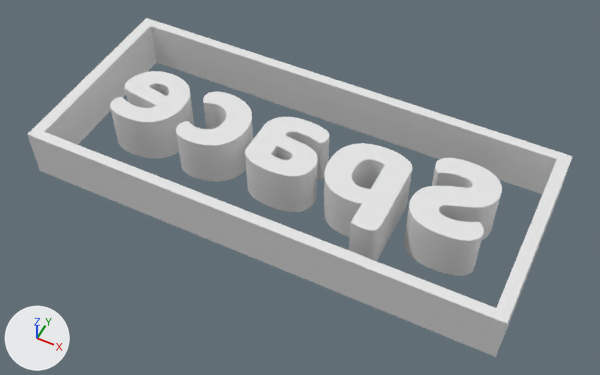
One commit to the OBJ model Project/Resources/Models/TitleLogo/bottom0.obj: the scene before it, then after it.
Camera for both pictures: a 50 mm camera at (2.46, -4.84, 5.73) aimed at (0.1, -0.14, -0.15). Every picture has the same lights, and +X, +Y and +Z are marked at lower left. The older version comes first. Where no turn or scale is listed for an object, it has been applied to the vertices. Vertices at exactly the same position are counted once.

The first picture shows 'Cube', 'Text.001'.
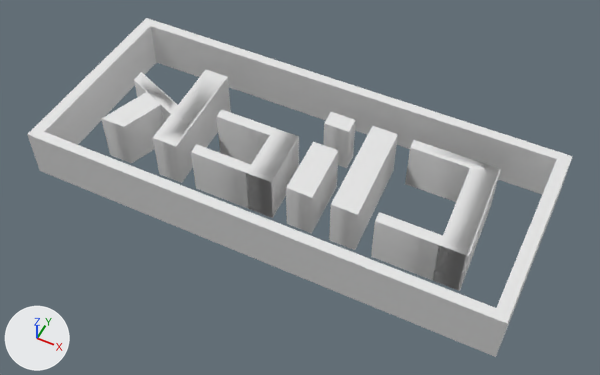
What changed in the scene script:
```text
Change me_text_001:
    used by ob_text_001; location = (0.0, 0.0, 0.0)
    remove me_text_001.from_pydata(...)  # 3480 vertices, 6952 faces; spans x -1.91..1.87, y -0.63..0.51, z -0.25..0.25
    add me_text_001.from_pydata(...)  # 110 vertices, 198 faces; spans x -1.87..1.84, y -0.51..0.55, z -0.25..0.25
    me_text_001 part 1: the loose piece of 700 vertices spanning x -1.91..-1.21, y -0.4..0.34, z -0.25..0.25 is rebuilt with 32 vertices and now spans x -1.87..-0.99, y -0.51..0.55, z -0.25..0.25
    me_text_001 part 2: the loose piece of 630 vertices spanning x 0.35..1.07, y -0.63..0.34, z -0.25..0.25 is rebuilt with 8 vertices and now spans x 0.53..0.85, y -0.51..0.55, z -0.25..0.25
    me_text_001 part 3: the loose piece of 624 vertices spanning x -1.12..-0.51, y -0.4..0.34, z -0.25..0.25 is deleted
    me_text_001 part 4: 818 vertices removed from x 1.19..1.87, y -0.4..0.51, z -0.25..0.25; 26 vertices added at x 0.94..1.84, y -0.51..0.55, z -0.25..0.25
    me_text_001 part 5: 704 vertices removed from x -0.4..0.27, y -0.4..0.34, z -0.25..0.25; 40 vertices added at x -0.86..0.41, y -0.51..0.55, z -0.25..0.25
```

Pixel boxes (x1, y1, x2, y2) of what changed, in the pictures (600 x 375 px):
'Text.001', reshaped (8% taller)
    before: (110, 71, 502, 276)
    after: (101, 70, 501, 291)
part 1 of me_text_001, rebuilt (54% wider, 28% taller)
    before: (110, 71, 194, 159)
    after: (101, 70, 231, 183)
part 2 of me_text_001, rebuilt (22% narrower)
    before: (323, 143, 412, 261)
    after: (329, 126, 398, 250)
part 3 of me_text_001, deleted
    before: (176, 92, 253, 182)
part 4 of me_text_001, reshaped
    before: (404, 158, 502, 276)
    after: (371, 140, 501, 291)
part 5 of me_text_001, reshaped
    before: (245, 117, 330, 212)
    after: (191, 110, 356, 233)
